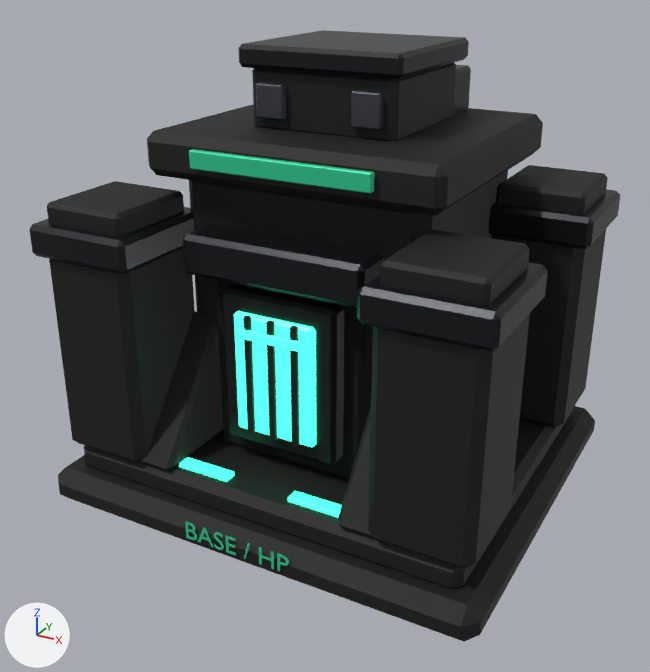
Before and after pictures for a commit that changed the glTF model public/assets/models/player_base.glb.
The view is the same before and after, from a 50 mm camera at (1.56, -2.97, 2.08) aimed at (-0.01, -0.12, 0.66). Every picture has the same lights, and +X, +Y and +Z are marked at lower left. The picture after the commit comes second. Where no turn or scale is listed for an object, it has been applied to the vertices.

The first picture shows 'Base | bastion cap.002', 'Base | central monolithic keep', 'Base | command reactor', 'Base | corner bastion', 'Base | corner bastion.002', 'Base | corner bastion.003', 'Base | designation', 'Base | gate lintel', 'Base | lower foundation', 'Base | reactor graphite cap', 'Base | roof armor slab', 'Base | roof identification strip', 'Base | upper foundation', 'Health core | graphite surround' and 18 more.
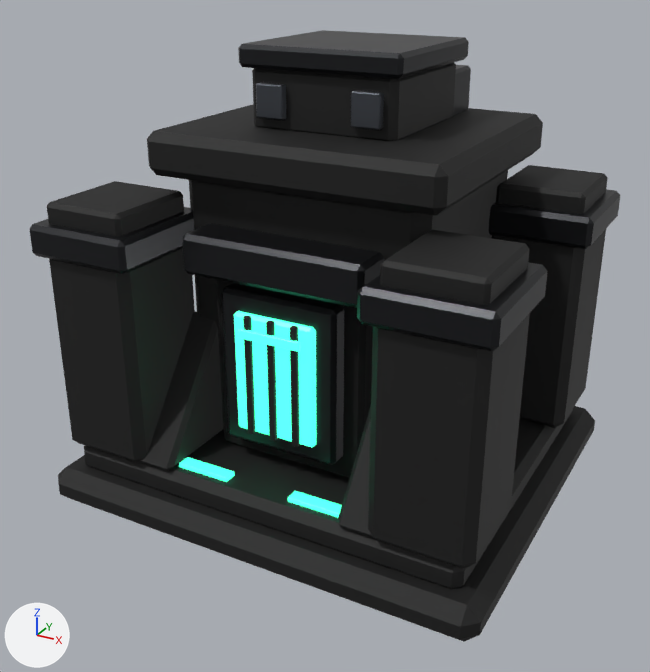
Where the change shows, as pixel boxes (x1, y1, x2, y2) in the pictures (650 x 672 px):
'Base | roof identification strip', deleted (green): before (189, 149, 375, 194)
'Base | designation', deleted: before (185, 521, 289, 571)

The change in detail:
Object 'Base | designation' (ob_base___designation) is deleted.
Object 'Base | roof identification strip' (ob_base___roof_identification_strip) is deleted.
